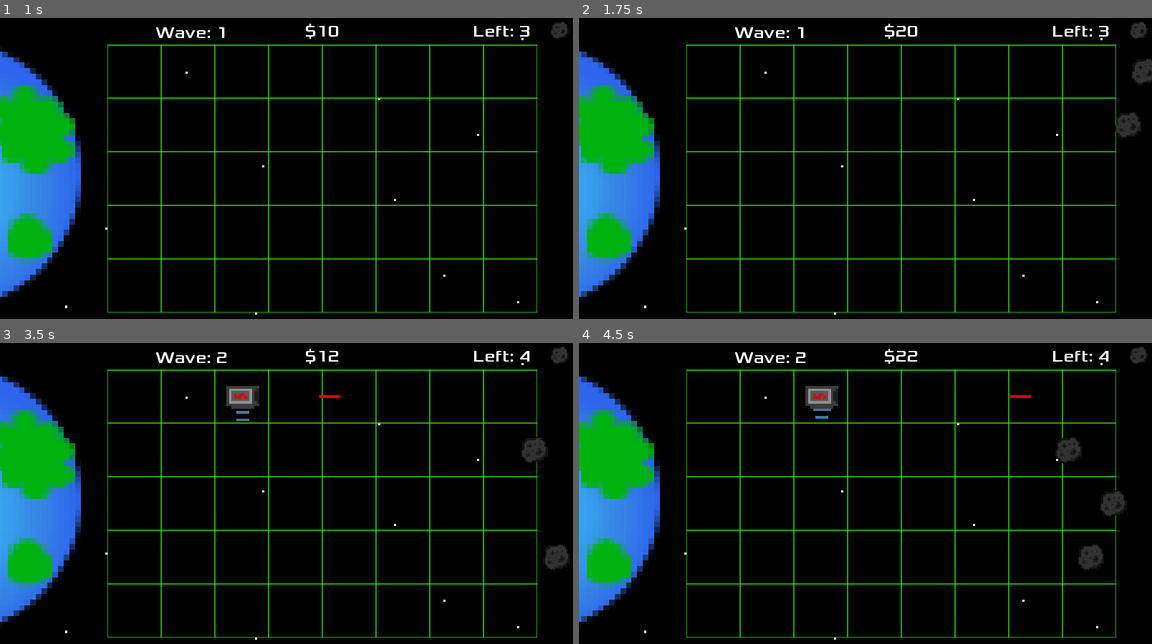
Above: before the commit, frames 1-4 (two rows, left to right).
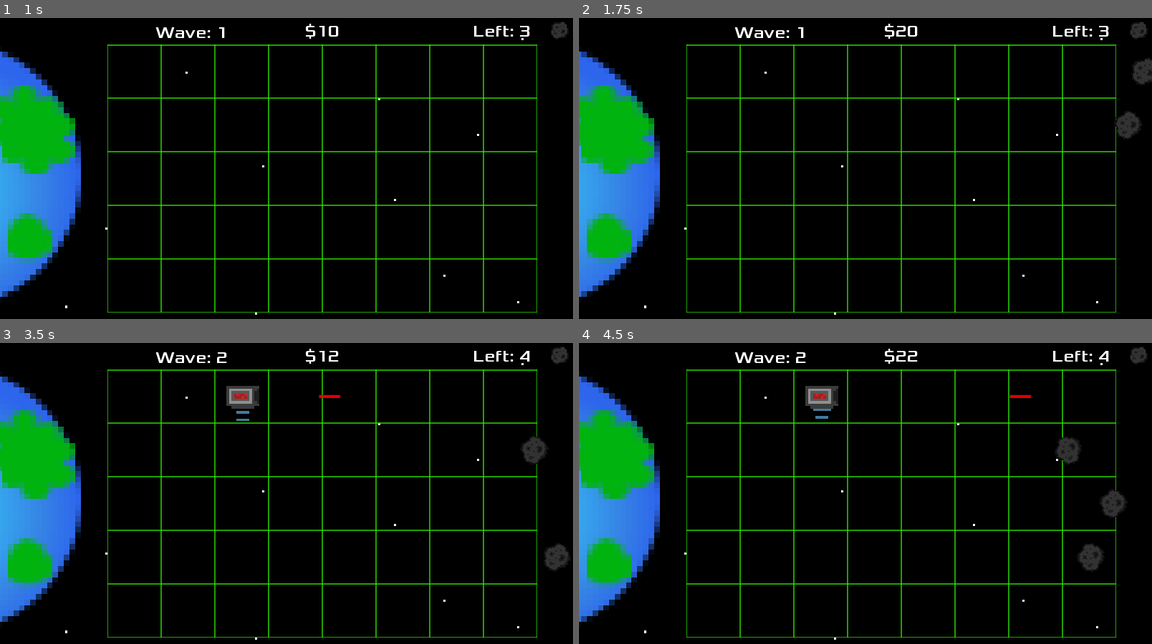
Above: after the commit, the same moments.

Repository: EthanMHolland/PlanetProtectors
Game: Godot game, scene res://src/TitleScreen.tscn
Same seed, same stepped clock (60 frames per second), same inputs: the game is played once before the commit and once after it.
Inputs (mouse positions are in pixels of both pictures, inside the frame that each line leads up to):
- Up to frame 1 (1 s): click "PLAY" at 0.5 s
- Up to frame 2 (1.75 s): move the mouse to (710, 72) at 1.27 s; tap 0 (add_funds) at 1.35 s
- Up to frame 3 (3.5 s): move the mouse to (189, 397) at 2.02 s; tap = (increase_wave) at 2.1 s; move the mouse to (240, 397) at 2.77 s; click (240, 397) at 2.85 s
- Up to frame 4 (4.5 s): move the mouse to (876, 397) at 3.52 s; tap - (stop_asteroid_spawning) at 3.6 s; move the mouse to (928, 397) at 4.27 s; tap 0 (add_funds) at 4.35 s

Frame 1 is identical in both runs. In frame 2, less than 0.1% of the frame differs, in the area x 93-100%, y 13-40%; in frame 3, less than 0.1%; in frame 4, 0.2%, in the area x 83-96%, y 31-76%.

Commit message:
Add Asteroid Rotation

Diff:
--- a/project/src/Asteroid.gd
+++ b/project/src/Asteroid.gd
@@ -15,7 +15,7 @@
 	var _direction := Vector2(-1, 0)
 	_velocity.x = speed
 	_velocity = move_and_slide(_velocity, Vector2(-1, 0))
-
+	rotation -= 0.01
 
 #detects when a laser hit the asteroids and deletes the asteroid/laser and emits "destroyed"
 func _on_Hitbox_body_entered(body):
